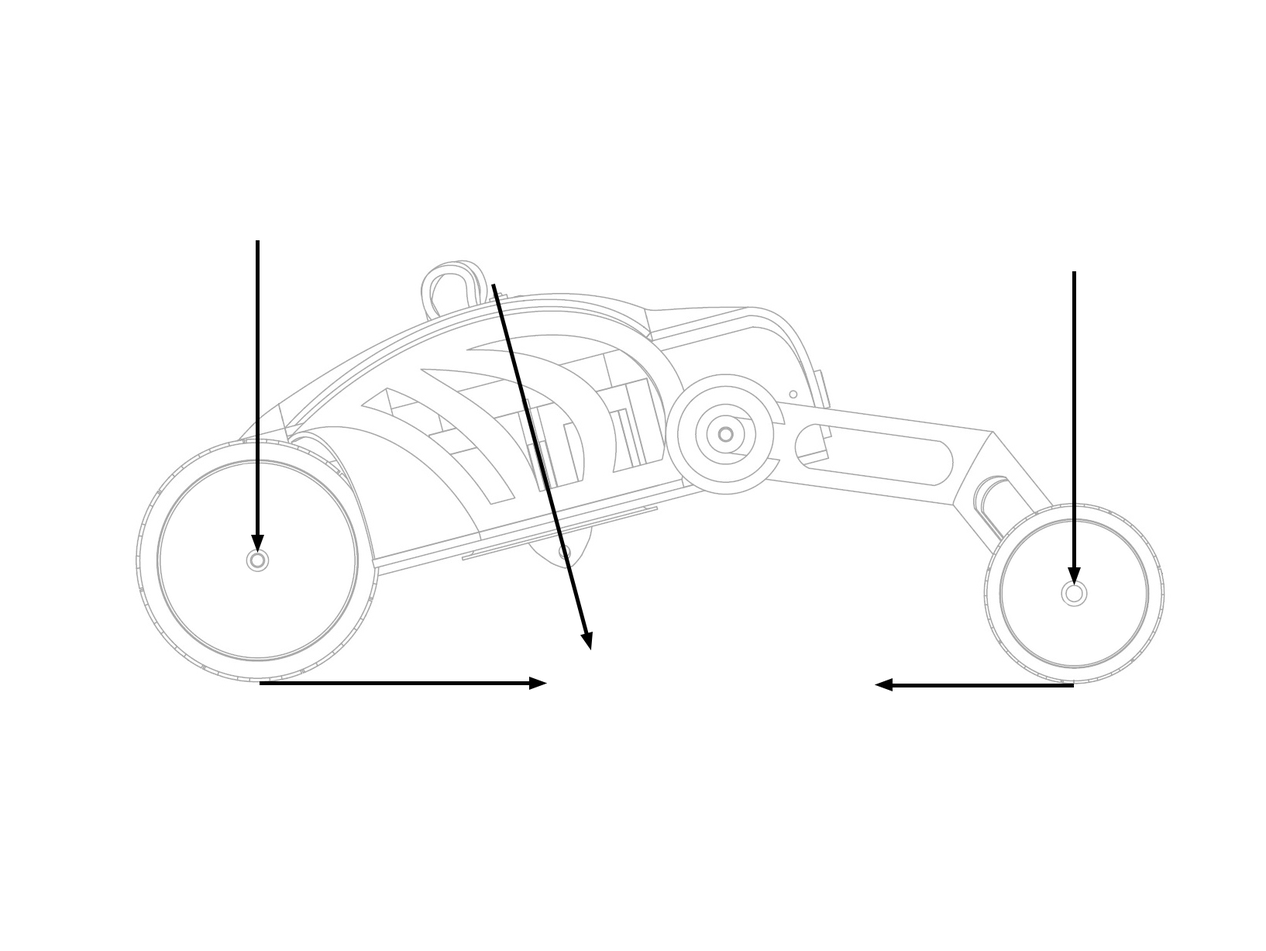
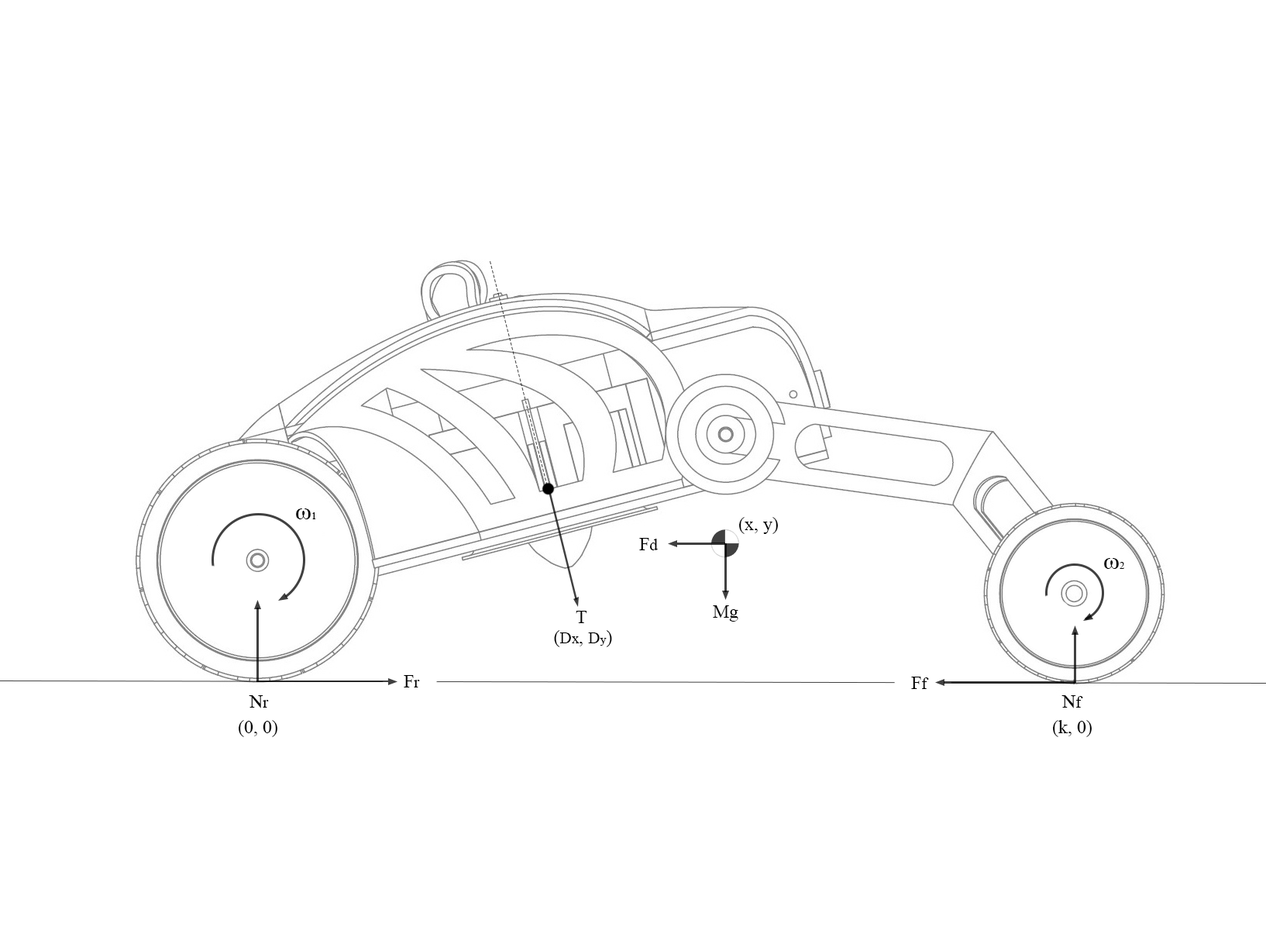
Layered file, before and after one edit (1266x951). Changes by layer:
added layer "Nr" above "Nf" over [248, 694, 269, 709]
added layer "Nf" above "Ff" over [1061, 694, 1084, 709]
added layer "(k, 0)" above "(0, 0)" over [1052, 719, 1092, 737]
added layer "(0, 0)" above "(Dx, Dy)" over [238, 719, 278, 737]
added layer "(Dx, Dy)" above "(x, y)" over [553, 629, 613, 647]
added layer "(x, y)" above "Mg" over [739, 516, 778, 534]
added layer "Mg" above "T" over [712, 605, 739, 622]
added layer "Fd" above "ω2" over [639, 537, 658, 551]
added layer "ω2" above "ω1" over [1103, 557, 1125, 569]
added layer "Shape 1 copy 3" (75%) above "Shape 1 copy 2" over [943, 680, 1076, 684]
"Shape 3 copy": opacity 100% → 75%, painted on it over [489, 261, 1077, 569]
"Shape 3": opacity 100% → 75%, painted on it over [255, 240, 578, 600]
removed layer "Rectangle 1 copy 3" over [874, 677, 893, 692]
renamed "Shape 5" to "Polygon 1 copy 3", opacity 100% → 75%, moved it above "Polygon 1 copy 2", painted on it over [890, 678, 1074, 688]
added layer "Shape 1 copy" (75%) above "Shape 1 copy 5" over [256, 680, 389, 682]
renamed "Shape 6" to "Polygon 1 copy 4", opacity 100% → 75%, painted on it over [491, 283, 589, 636]
removed layer "Shape 4" over [259, 680, 534, 685]
removed layer "Rectangle 1 copy 4" over [580, 631, 593, 651]
removed layer "Rectangle 1" over [251, 534, 265, 553]
added layer "download" (75%) above "Shape 2" over [699, 518, 754, 572]
"Shape 2": opacity 100% → 75%, moved it above "Ellipse 1 copy", painted on it over [0, 658, 1266, 709]
added layer "Ellipse 1 copy" (75%) above "Ellipse 1" over [1045, 563, 1104, 621]
added layer "Ellipse 1" (75%) above "Layer 0" over [211, 512, 306, 599]
"Layer 0": opacity 35% → 50%, painted on it over [0, 240, 1266, 737]
…and 18 more changes (16 added, 2 removed)
